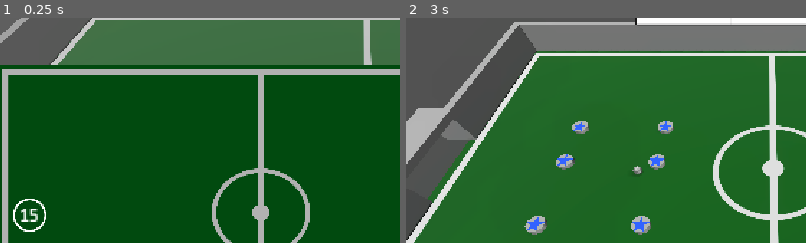
Above: before the commit, frames 1-2 (left to right).
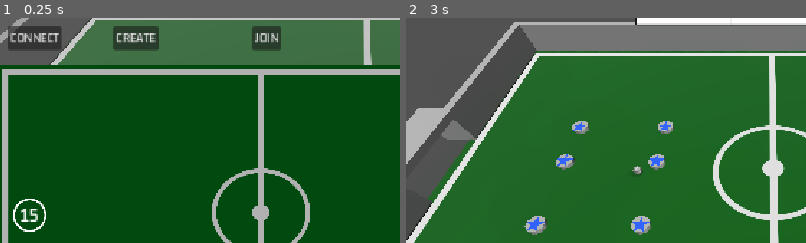
Above: after the commit, the same moments.

Repository: NevenIlincic/Disky_Football
Game: Godot game, scene res://Scenes/Menus/Menu_Scene.tscn
The game is run twice, just before and just after one commit, with the same random seed, the same clock (stepped at 60 frames per second) and the same inputs.
Inputs (mouse positions are % of the whole screen's width and height, from its top left):
- Up to frame 1 (0.25 s): no input
- Up to frame 2 (3 s): click (22, 10) at 0.5 s, where only the run after the commit has a clickable "CREATE"; click (38, 10) at 1.25 s, where only the run after the commit has a clickable "JOIN"; click (9, 10) at 2 s, where only the run after the commit has a clickable "CONNECT"; click (89, 61) at 2.75 s
The pictures show only the part of the screen within x 5-55%, y 6-56%; the shares and areas given below are measured in that part.

The runs differ from the first frame. In frame 1, 3.2% of the frame differs, in the area x 2-71%, y 3-15%; in frame 2, nothing differs.
Error after the commit: Parse Error: Identifier "Fusion" not declared in the current scope. (res://Scenes/Menus/multiplayer_scene.gd:9)

Commit message:
[ADD] Connecting 2 players with PhotonFusion SDK

Diff:
--- a/Scenes/Menus/Menu_Scene.tscn
+++ b/Scenes/Menus/Menu_Scene.tscn
@@ -356,4 +356,28 @@
 [node name="LevelSelectionButton" parent="HUD/Control/Level_Selection_Menu" unique_id=1137878850 instance=ExtResource("14_yfte3")]
 position = Vector2(72, 296)
 
+[node name="Create_Button" type="Button" parent="HUD" unique_id=1658840603]
+offset_left = 216.0
+offset_top = 48.0
+offset_right = 282.0
+offset_bottom = 82.0
+text = "CREATE"
+
+[node name="Join_Button" type="Button" parent="HUD" unique_id=1497942743]
+offset_left = 416.0
+offset_top = 48.0
+offset_right = 458.0
+offset_bottom = 82.0
+text = "JOIN"
+
+[node name="Connect_Button" type="Button" parent="HUD" unique_id=30480020]
+offset_left = 64.0
+offset_top = 48.0
+offset_right = 142.0
+offset_bottom = 82.0
+text = "CONNECT"
+
 [connection signal="pressed" from="HUD/Control/Buttons_Control/Start_Button" to="." method="_on_start_button_pressed"]
+[connection signal="pressed" from="HUD/Create_Button" to="." method="_on_create_button_pressed"]
+[connection signal="pressed" from="HUD/Join_Button" to="." method="_on_join_button_pressed"]
+[connection signal="pressed" from="HUD/Connect_Button" to="." method="_on_connect_button_pressed"]
--- /dev/null
+++ b/Scenes/Menus/Multiplayer_Scene.tscn
@@ -0,0 +1,23 @@
+[gd_scene format=3 uid="uid://dpsnlw7g6wmfq"]
+
+[ext_resource type="Script" uid="uid://ggv2sp3a3kqh" path="res://Scenes/Menus/multiplayer_scene.gd" id="1_xqaua"]
+
+[node name="MultiplayerScene" type="Node2D" unique_id=1392904219]
+script = ExtResource("1_xqaua")
+
+[node name="Host_Name_Label" type="Label" parent="." unique_id=542686236]
+offset_top = 64.0
+offset_right = 1152.0
+offset_bottom = 114.0
+theme_override_font_sizes/font_size = 32
+text = "ASDJASHDKASLDJKAS"
+horizontal_alignment = 1
+
+[node name="Guest_Name_Label" type="Label" parent="." unique_id=1450992590]
+offset_top = 384.0
+offset_right = 1144.0
+offset_bottom = 520.0
+theme_override_font_sizes/font_size = 32
+text = "GUEST"
+horizontal_alignment = 1
+vertical_alignment = 1
--- a/Scenes/Menus/menu_scene.gd
+++ b/Scenes/Menus/menu_scene.gd
@@ -1,15 +1,15 @@
 extends Node3D
-
-
-# Called when the node enters the scene tree for the first time.
-func _ready() -> void:
-	pass # Replace with function body.
-
-
-# Called every frame. 'delta' is the elapsed time since the previous frame.
-func _process(delta: float) -> void:
-	pass
 
 
 func _on_start_button_pressed() -> void:
 	get_tree().change_scene_to_file("res://Scenes/Test_Scene.tscn")
+
+
+func _on_create_button_pressed() -> void:
+	FusionSdk.create_room()
+
+func _on_connect_button_pressed() -> void:
+	FusionSdk.connect_to_server()
+
+func _on_join_button_pressed() -> void:
+	FusionSdk.join_room()
--- /dev/null
+++ b/Scenes/Menus/multiplayer_scene.gd
@@ -0,0 +1,21 @@
+extends Node2D
+
+@onready var host_name_label: Label = $Host_Name_Label
+@onready var guest_name_label: Label = $Guest_Name_Label
+var opponents_name: String
+func _ready() -> void:
+	get_opponents_name()
+
+	if Fusion.is_master_client():
+		host_name_label.text = FusionSdk.my_name
+		guest_name_label.text = opponents_name
+	else:
+		host_name_label.text = opponents_name
+		guest_name_label.text = FusionSdk.my_name
+
+
+func get_opponents_name():
+	for player_id: String in FusionSdk.names:
+		if player_id != FusionSdk.id:
+			opponents_name = FusionSdk.names[player_id]
+			break
--- /dev/null
+++ b/Scripts/Autoload/fusionSDK.gd
@@ -0,0 +1,101 @@
+extends Node2D
+
+var ready_players: Dictionary = {}
+
+var id: String
+var match_scene: PackedScene
+
+func _ready():
+	match_scene = preload("uid://dpsnlw7g6wmfq")
+	Fusion.register_broadcast_receiver(self)
+	#Fusion.set_scene_load_mode(Fusion.SCENE_LOAD_AUTO)
+	#Fusion.set_scene_parent(get_tree().root)
+	id = str(Time.get_ticks_usec(),"_", randi())
+	connect_to_signals()
+
+func connect_to_signals():
+	Fusion.connected_to_photon.connect(_on_connected)
+	Fusion.room_joined.connect(_on_room_joined)
+	Fusion.player_joined.connect(_on_player_joined)
+
+func _on_scene_load_requested(index: int, scene: PackedScene):
+	#var match_instance = scene.instantiate()
+#
+	#var old_scene = get_tree().current_scene
+	#if old_scene:
+		#old_scene.queue_free()
+#
+	#get_tree().root.add_child(match_instance)
+	#get_tree().current_scene = match_instance
+#
+	#Fusion.notify_scene_ready(match_instance, index)
+	print("ZATRAZIO: ", id)
+
+func _on_scene_ready(index: int):
+	print("AAAA")
+	var current_scene: Node = get_tree().current_scene
+	if current_scene:
+		current_scene.queue_free()
+
+func connect_to_server():
+	Fusion.connect_to_photon(id)
+
+func _on_connected():
+	print(id)
+	#Fusion.join_or_create_room()
+
+func create_room():
+	var room_options: FusionRoomOptions = FusionRoomOptions.new()
+	room_options.max_players = 2
+	room_options.custom_properties = {
+		"fusion_map_data": "default_map"
+	}
+	Fusion.join_or_create_room("TEST_ROOM_1", room_options)
+
+
+func _notification(what: int) -> void:
+	if what == NOTIFICATION_WM_CLOSE_REQUEST:
+		Fusion.unregister_broadcast_receiver(self)
+		Fusion.disconnect_from_photon()
+		get_tree().quit()
+
+
+func join_room() -> void:
+	#var room_options: FusionRoomOptions = FusionRoomOptions.new()
+	#room_options.custom_properties = {
+		#"fusion_map_data": "default_map"
+	#}
+	Fusion.join_room("TEST_ROOM_1", null)
+
+func _on_player_joined(player_id: int, user_id: String):
+	pass
+
+@rpc("any_peer", "call_local")
+func player_ready(player_id: String):
+	if not Fusion.is_master_client():
+		return
+	ready_players[player_id] = true
+	if ready_players.size() == 2:
+		Fusion.rpc(start_match)
+
+@rpc("any_peer", "call_local")
+func start_match():
+	print(names)
+	get_tree().change_scene_to_file.call_deferred("res://Scenes/Menus/Multiplayer_Scene.tscn")
+
+var my_name := str("AA", "_", randi())
+var names := {}                 # player_id -> ime
+
+func _on_room_joined():
+	names[id] = my_name
+
+	Fusion.rpc(introduce, id, my_name)
+	#Fusion.rpc(request_names, id)
+	Fusion.rpc(player_ready, id)
+
+@rpc("any_peer", "call_remote")
+func introduce(player_id: String, player_name: String):
+	var is_new = not names.has(player_id)
+	names[player_id] = player_name
+	if is_new:
+		Fusion.rpc(introduce, player_id, names[player_id])
--- a/project.godot
+++ b/project.godot
@@ -8,12 +8,20 @@
 
 config_version=5
 
+[addons]
+
+photon/connection/app_id="4e07bb6c-81aa-4f7f-ad6d-ebe7aaf66292"
+
 [application]
 
 config/name="New Game Project"
 run/main_scene="uid://ccs2kesfln08v"
 config/features=PackedStringArray("4.7", "GL Compatibility")
 config/icon="res://icon.svg"
+
+[autoload]
+
+FusionSdk="*uid://dirxpm6bjesk6"
 
 [display]
 
@@ -23,6 +31,11 @@
 [editor_plugins]
 
 enabled=PackedStringArray("res://addons/brackeys_particle_controls/plugin.cfg")
+
+[fusion]
+
+connection/app_id="4e07bb6c-81aa-4f7f-ad6d-ebe7aaf66292"
+connection/default_region="eu"
 
 [gui]
 
Not shown, added: Scenes/Menus/multiplayer_scene.gd.uid
Not shown, added: Scripts/Autoload/fusionSDK.gd.uid
Not shown, changed: export_presets.cfg
Not shown, added: Materials/src/PhotonAnimatorView.cpp
Not shown, added: Materials/src/PhotonAnimatorView.h
Not shown, added: Materials/src/PhotonClient.cpp
Not shown, added: Materials/src/PhotonClient.h
Not shown, added: Materials/src/PhotonRigidbodyView.cpp
Not shown, added: Materials/src/PhotonRigidbodyView.h
Not shown, added: Materials/src/PhotonTransformView.cpp
Not shown, added: Materials/src/PhotonTransformView.h
Not shown, added: Materials/src/PhotonView.cpp
(and 3 more such lines)
